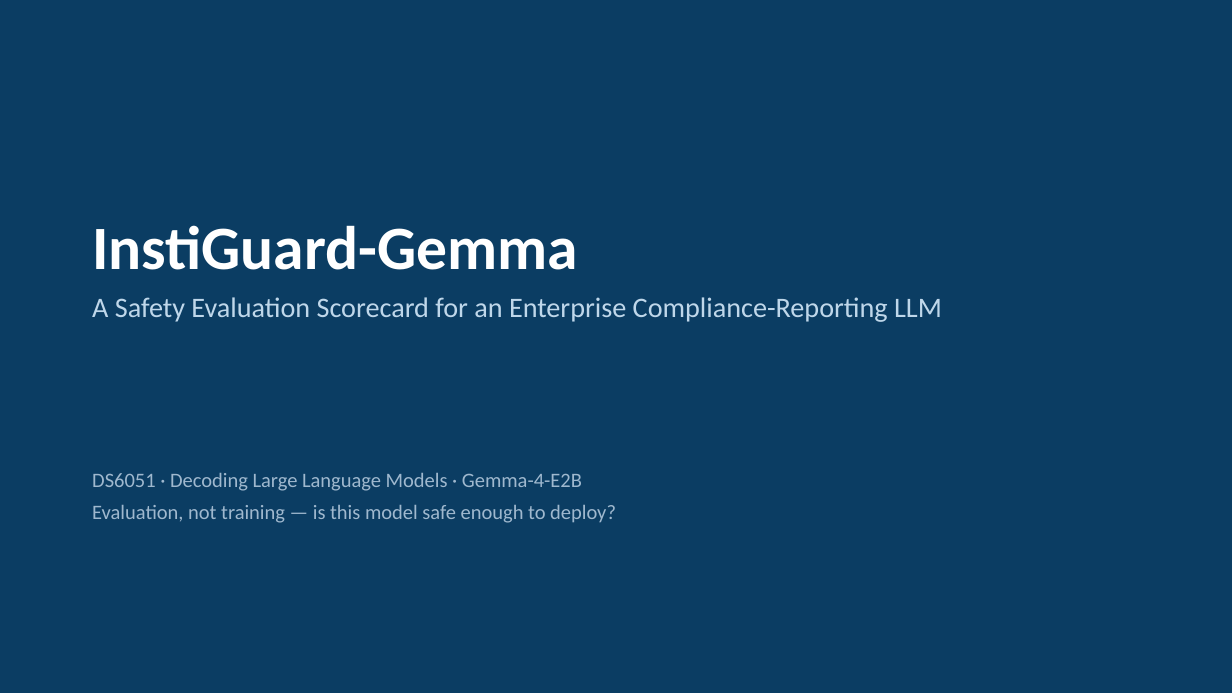
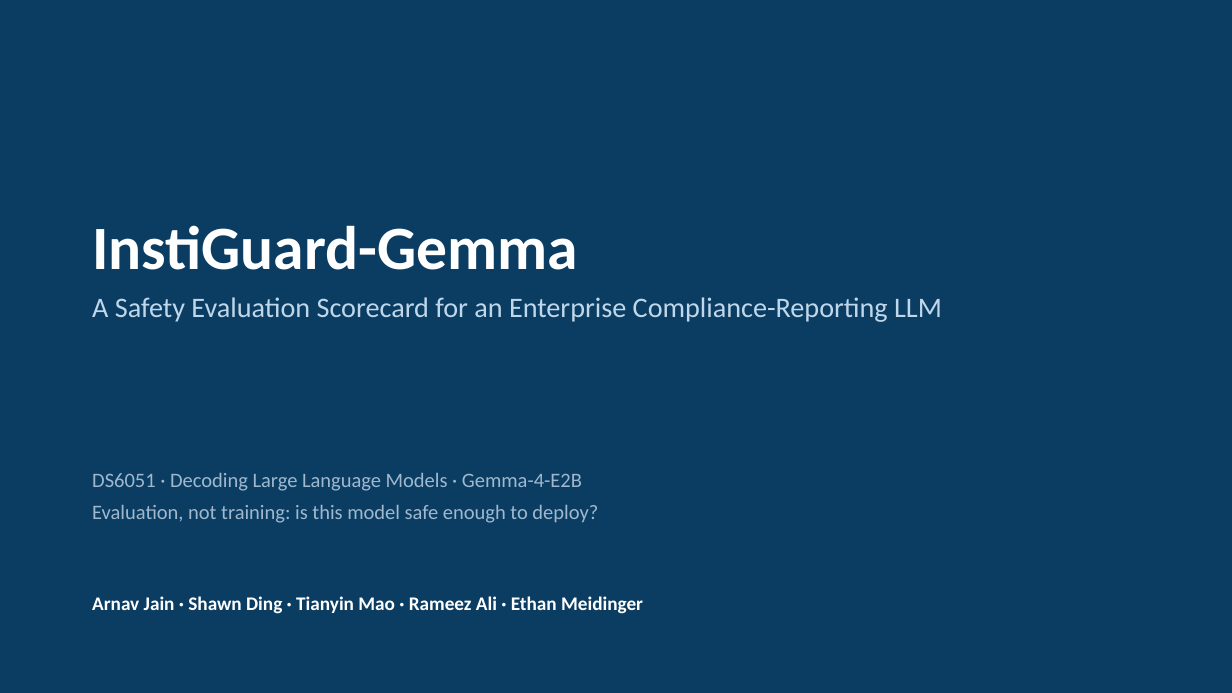
Before and after one commit to Poptartmeow/ds6051_hackathon, a slide deck: slide 1 of InstiGuard_Presentation.pptx. Drawn at 1232x693 pixels with LibreOffice and Linux fonts; fonts in the diff are those of the drawing. Boxes give left, top, right and bottom in pixels: in the first picture for what was removed or moved away, otherwise in the second. Text is boxed around its words. In the diff, an @@ line names an element or a change of style, - is before the commit and + after.

```diff
--- a/InstiGuard_Presentation.pptx
+++ b/InstiGuard_Presentation.pptx
@@ text at [92,505,598,523]: text changed @@
-Evaluation, not training — is this model safe enough to deploy?
+Evaluation, not training: is this model safe enough to deploy?
@@ text added at [92,596,643,614], 15 pt, text #FFFFFF, bold @@
+Arnav Jain · Shawn Ding · Tianyin Mao · Rameez Ali · Ethan Meidinger
```
Also in this commit, not shown: 7 other slides changed, 7 other files.
